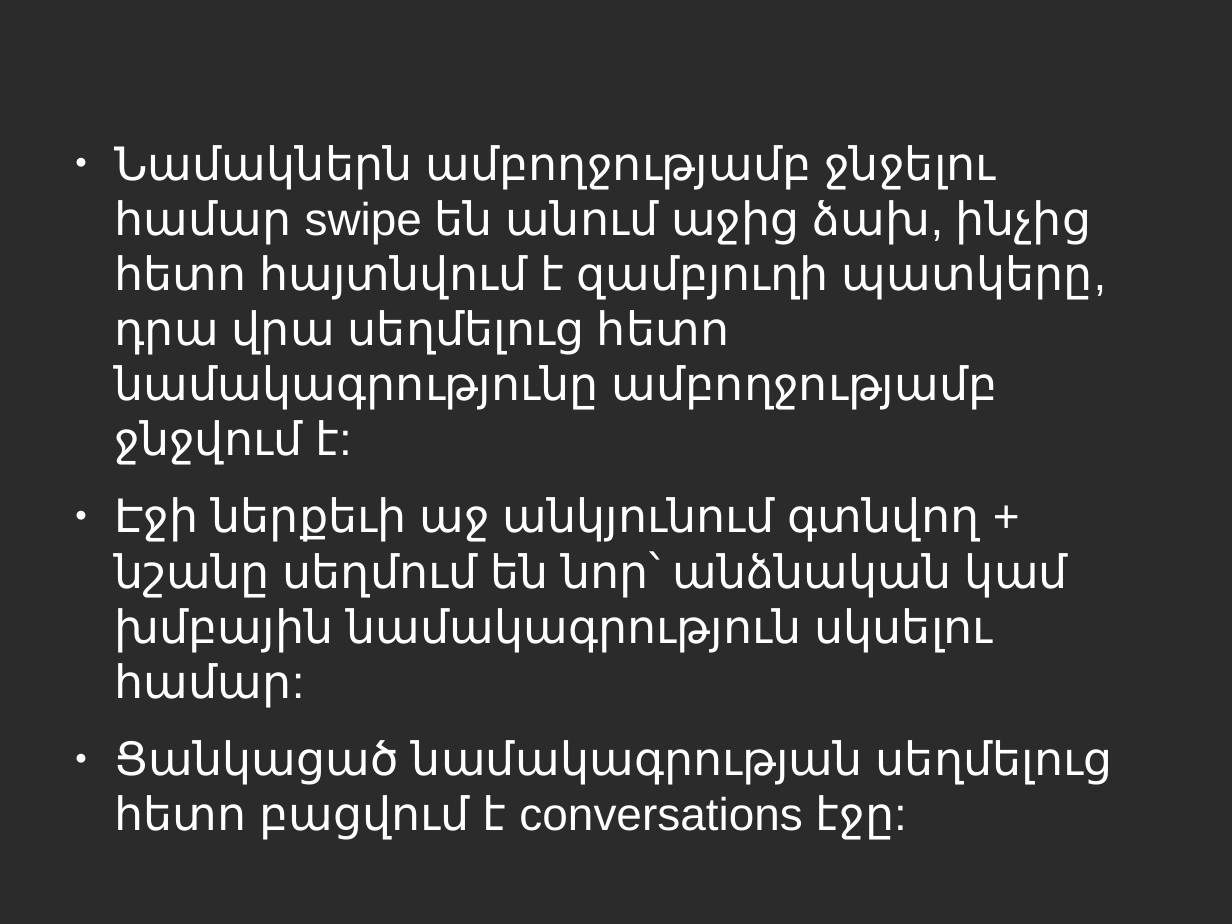
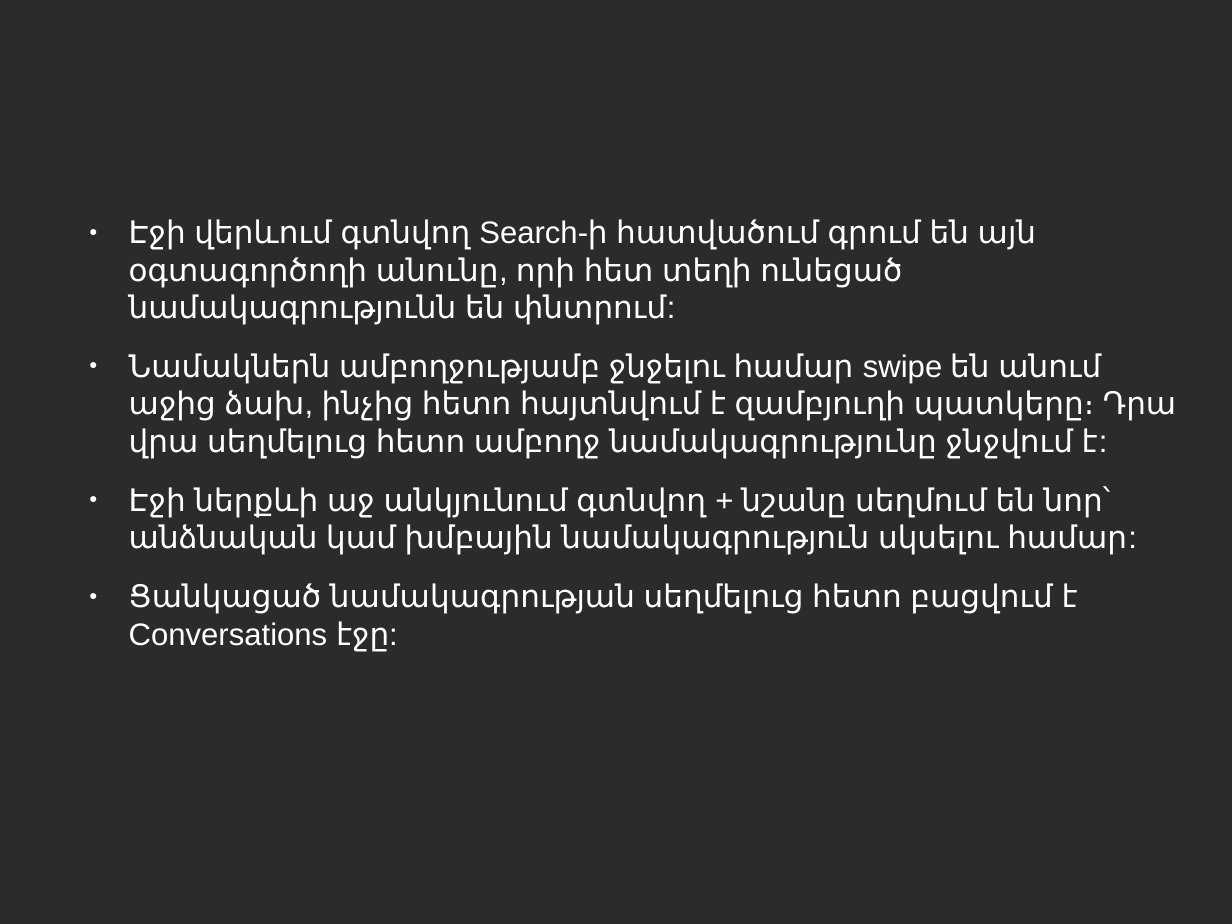
Before and after one commit to vanit-basic/instant_messenger, a slide deck: slide 16 of Documentation/Documentation.odp (slide 15 before the commit). Drawn at 1232x924 pixels with LibreOffice and Linux fonts; fonts in the diff are those of the drawing; background and template pictures are left out; a plain dark background stands for a picture behind light text. Boxes give left, top, right and bottom in pixels: in the first picture for what was removed or moved away, otherwise in the second. Text is boxed around its words. In the diff, an @@ line names an element or a change of style, - is before the commit and + after.

```diff
--- a/Documentation/Documentation.odp
+++ b/Documentation/Documentation.odp
@@ text at bbox=[129, 219, 1176, 651]: text changed; size 29.6 to 20 pt @@
-● Նամակներն ամբողջությամբ ջնջելու համար swipe են անում աջից ձախ, ինչից հետո հայտնվում է զամբյուղի պատկերը, դրա վրա սեղմելուց հետո նամակագրությունը ամբողջությամբ ջնջվում է:
-● Էջի ներքեւի աջ անկյունում գտնվող + նշանը սեղմում են նոր՝ անձնական կամ խմբային նամակագրություն սկսելու համար:
-● Ցանկացած նամակագրության սեղմելուց հետո բացվում է conversations էջը:
+● Էջի վերևում գտնվող Search-ի հատվածում գրում են այն օգտագործողի անունը, որի հետ տեղի ունեցած նամակագրությունն են փնտրում:
+● Նամակներն ամբողջությամբ ջնջելու համար swipe են անում աջից ձախ, ինչից հետո հայտնվում է զամբյուղի պատկերը։ Դրա վրա սեղմելուց հետո ամբողջ նամակագրությունը ջնջվում է:
+● Էջի ներքևի աջ անկյունում գտնվող + նշանը սեղմում են նոր՝ անձնական կամ խմբային նամակագրություն սկսելու համար:
+● Ցանկացած նամակագրության սեղմելուց հետո բացվում է Conversations էջը:
```
Also in this commit, not shown: 24 other slides changed, 1 slide added.
